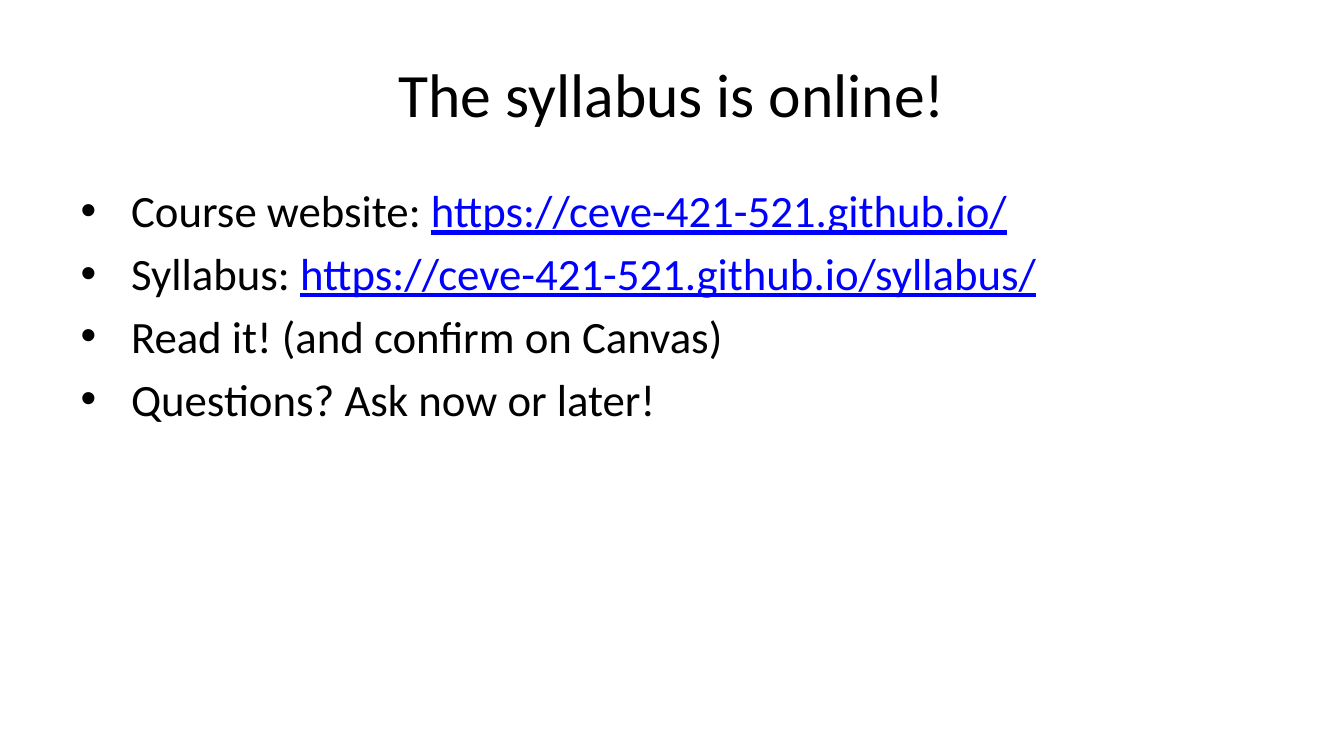
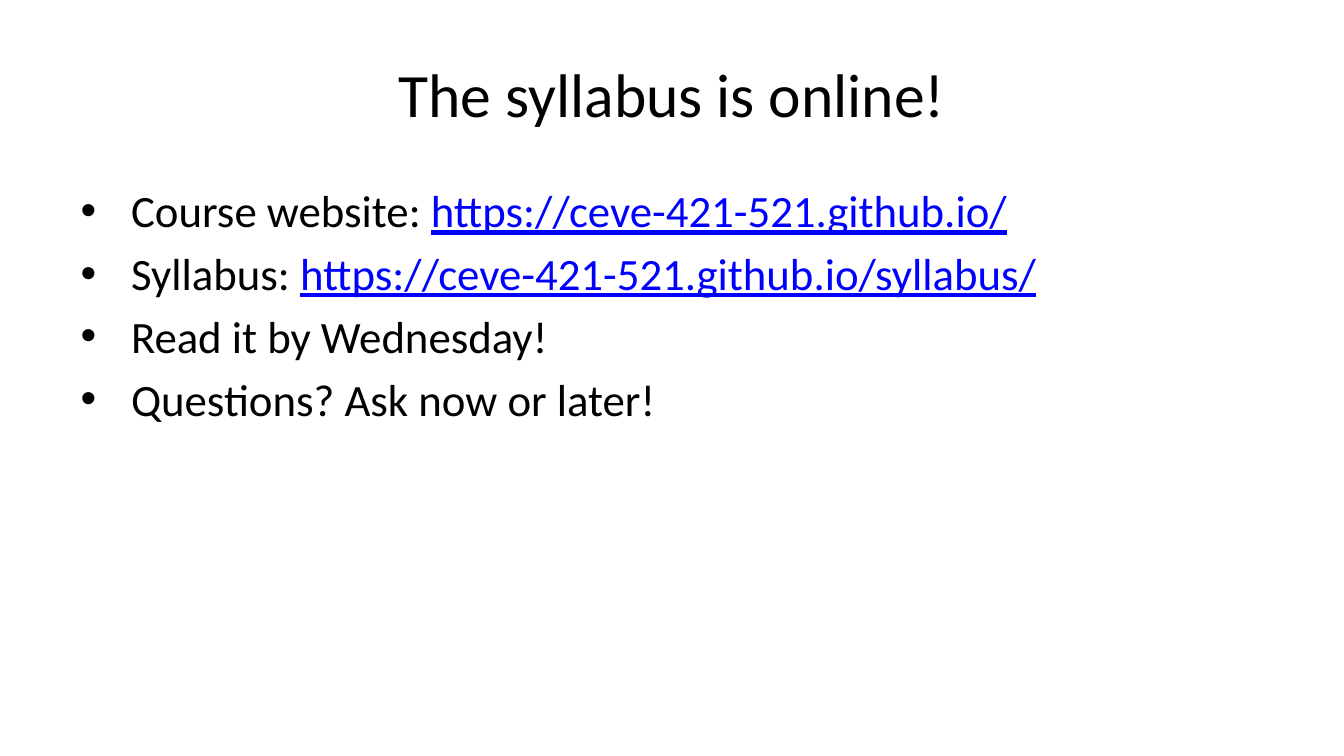
Before and after one commit to CEVE-421-521/ceve-421-521.github.io, a slide deck: slide 29 of lectures/week-01/index.pptx (slide 27 before the commit). Drawn at 1344x756 pixels with LibreOffice and Linux fonts; fonts in the diff are those of the drawing. Boxes give left, top, right and bottom in pixels: in the first picture for what was removed or moved away, otherwise in the second. Text is boxed around its words. In the diff, an @@ line names an element or a change of style, - is before the commit and + after.

```diff
--- a/lectures/week-01/index.pptx
+++ b/lectures/week-01/index.pptx
@@ text at (x1=131, y1=322, x2=547, y2=361): text changed @@
-• Read it! (and confirm on Canvas)
+• Read it by Wednesday!
```
Also in this commit, not shown: 7 other slides changed, 5 slides added, 6 slides removed, 54 other files.
